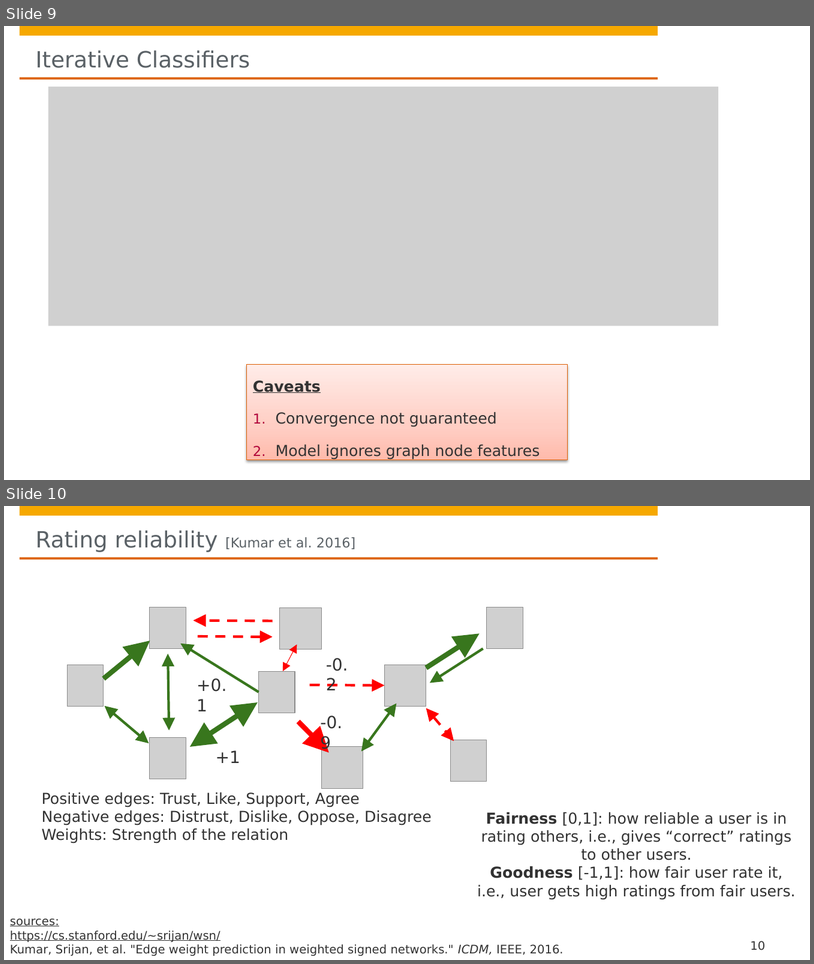
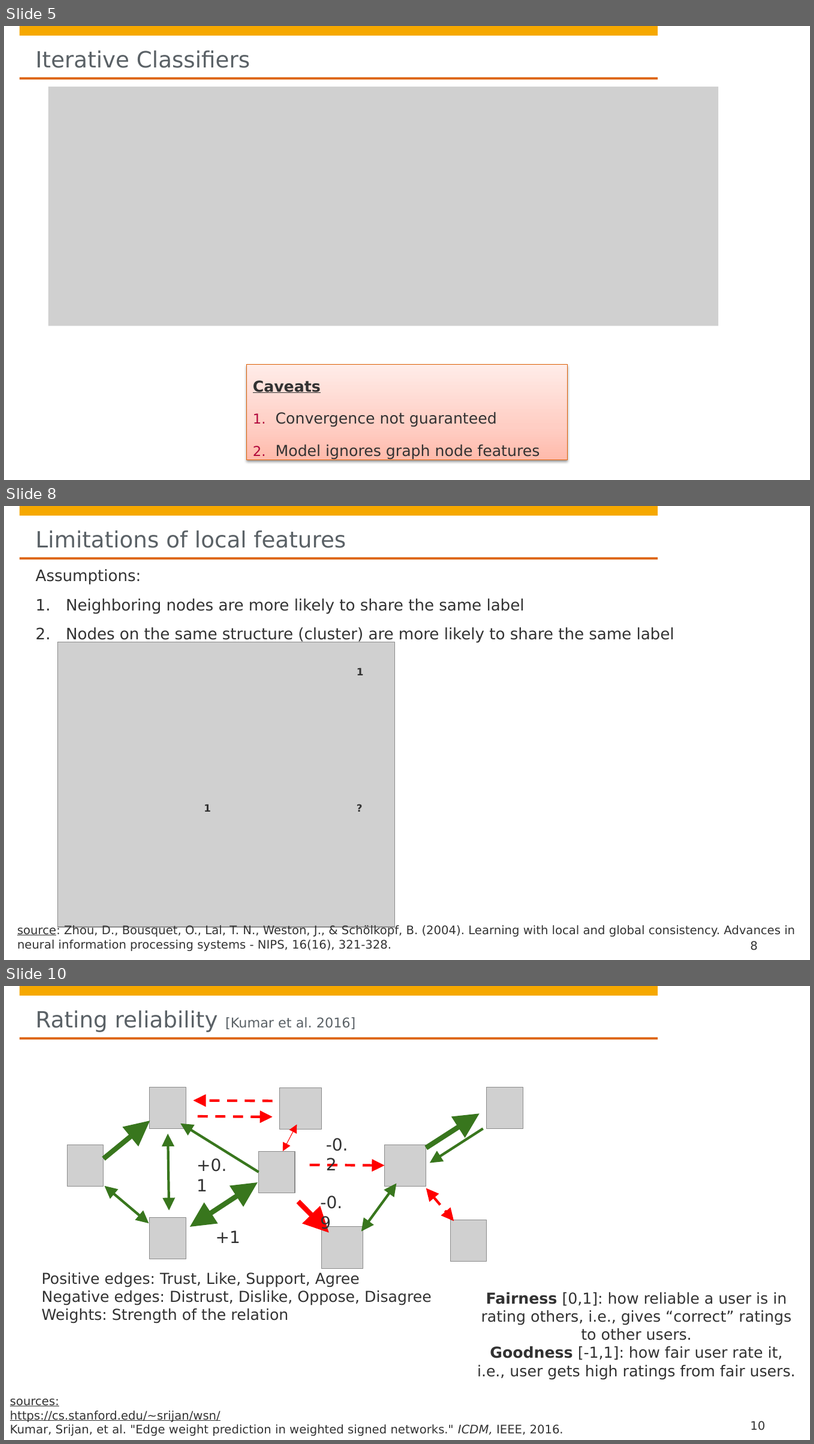
Before and after one commit to hpi-sam/GNN-Course-2020, a slide deck: 4. Messaging Passing for Node Classification.pptx. Shown one above the other, each under a label of ours: slides 9 and 10 before the commit, slides 5, 8 and 10 after it; the slides between them are not shown. The pictures are 814x964 and 814x1444 pixels, drawn with LibreOffice and Linux fonts; fonts in the diff are those of the drawing; grey boxes stand for pictures; background and template pictures are left out. Boxes give left, top, right and bottom in pixels: in the first picture for what was removed or moved away, otherwise in the second. Text is boxed around its words. In the diff, an @@ line names an element or a change of style, - is before the commit and + after.

```diff
--- a/4. Messaging Passing for Node Classification.pptx
+++ b/4. Messaging Passing for Node Classification.pptx
@@ slide 8 added at (x1=4, y1=506, x2=810, y2=960), background #FFFFFF; not listed: 4 template elements that a slide beside it also shows @@
@@ title added at (x1=36, y1=530, x2=346, y2=548), 26.7 pt, text #5A6166 @@
+Limitations of local features
@@ text added at (x1=36, y1=569, x2=675, y2=642), 18.7 pt, text #323232 @@
+Assumptions:
+1. Neighboring nodes are more likely to share the same label
+2. Nodes on the same structure (cluster) are more likely to share the same label
@@ picture added at (x1=57, y1=642, x2=395, y2=927) @@
@@ text added at (x1=357, y1=668, x2=364, y2=675), 12 pt, text #323232, bold @@
+1
@@ text added at (x1=204, y1=804, x2=211, y2=811), 12 pt, text #323232, bold @@
+1
@@ text added at (x1=357, y1=802, x2=383, y2=819), 12 pt, text #323232, bold @@
+?
@@ text added at (x1=17, y1=924, x2=795, y2=951), 14 pt, text #323232 @@
+source: Zhou, D., Bousquet, O., Lal, T. N., Weston, J., & Schölkopf, B. (2004). Learning with local and global consistency. Advances in neural information processing systems - NIPS, 16(16), 321-328.
@@ page number added at (x1=750, y1=940, x2=758, y2=950), 14 pt, text #323232 @@
+8
@@ what was slide 9 is now slide 5 @@
```
Also in this commit, not shown: 5 slides changed, 2 other slides added, 2 slides removed.
